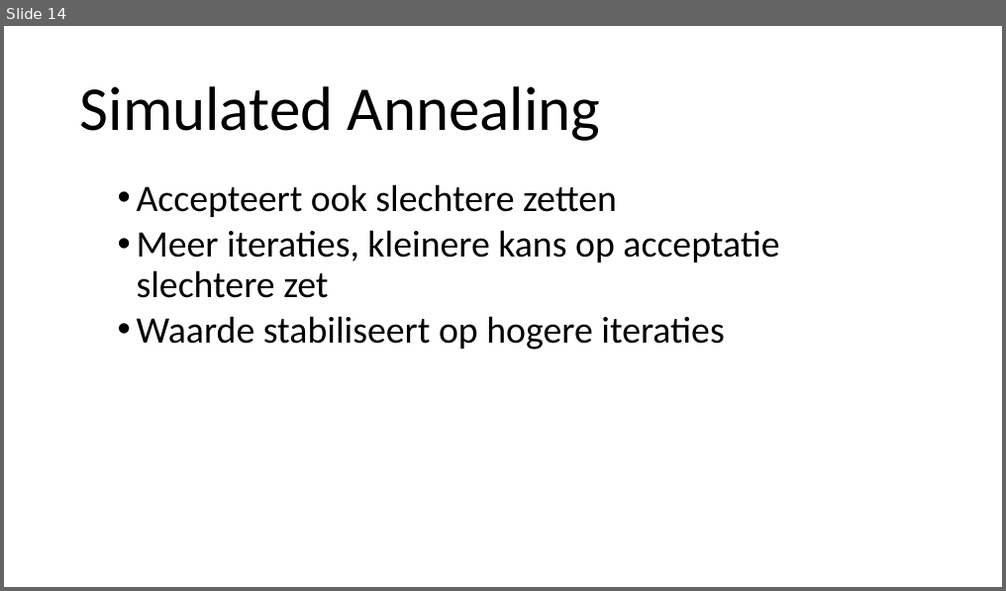
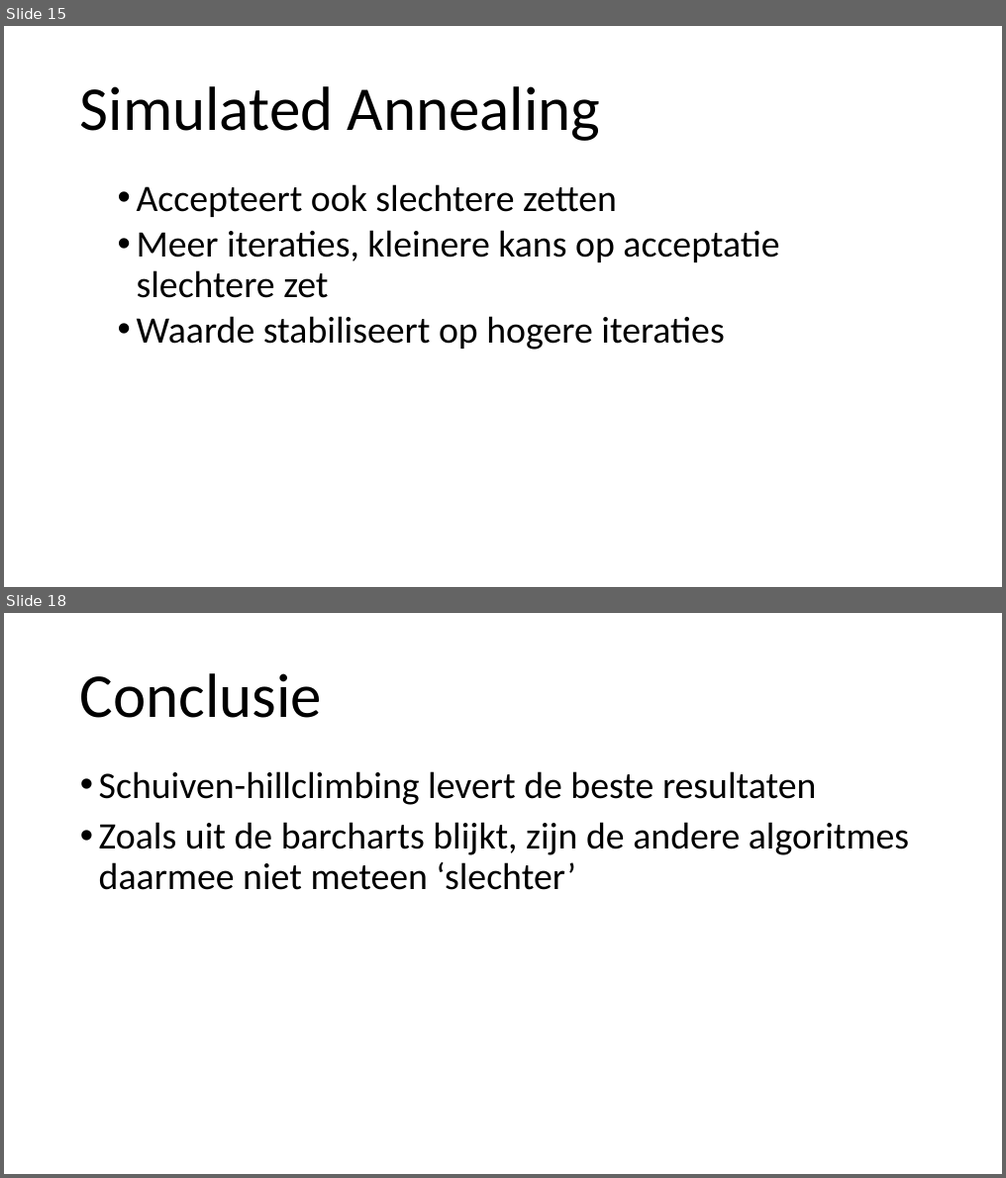
Before and after one commit to JoeySchouten/Heuristieken, a slide deck: documentatie/Amstelhaege.pptx. Shown one above the other, each under a label of ours: slide 14 before the commit, slides 15 and 18 after it; the slides between them are not shown. The pictures are 1006x591 and 1006x1178 pixels, drawn with LibreOffice and Linux fonts; fonts in the diff are those of the drawing; background and template pictures are left out. Boxes give left, top, right and bottom in pixels: in the first picture for what was removed or moved away, otherwise in the second. Text is boxed around its words. In the diff, an @@ line names an element or a change of style, - is before the commit and + after.

```diff
--- a/documentatie/Amstelhaege.pptx
+++ b/documentatie/Amstelhaege.pptx
@@ slide 18 added at (4, 613, 1002, 1174), background picture (left out) @@
@@ title added at (80, 673, 322, 718), 60 pt, text #000000 @@
+Conclusie
@@ text added at (99, 771, 909, 890), 36 pt, text #000000 @@
+• Schuiven-hillclimbing levert de beste resultaten
+• Zoals uit de barcharts blijkt, zijn de andere algoritmes daarmee niet meteen ‘slechter’
@@ what was slide 14 is now slide 15 @@
```
Also in this commit, not shown: 4 slides changed, 4 other slides added, 1 slide removed.
